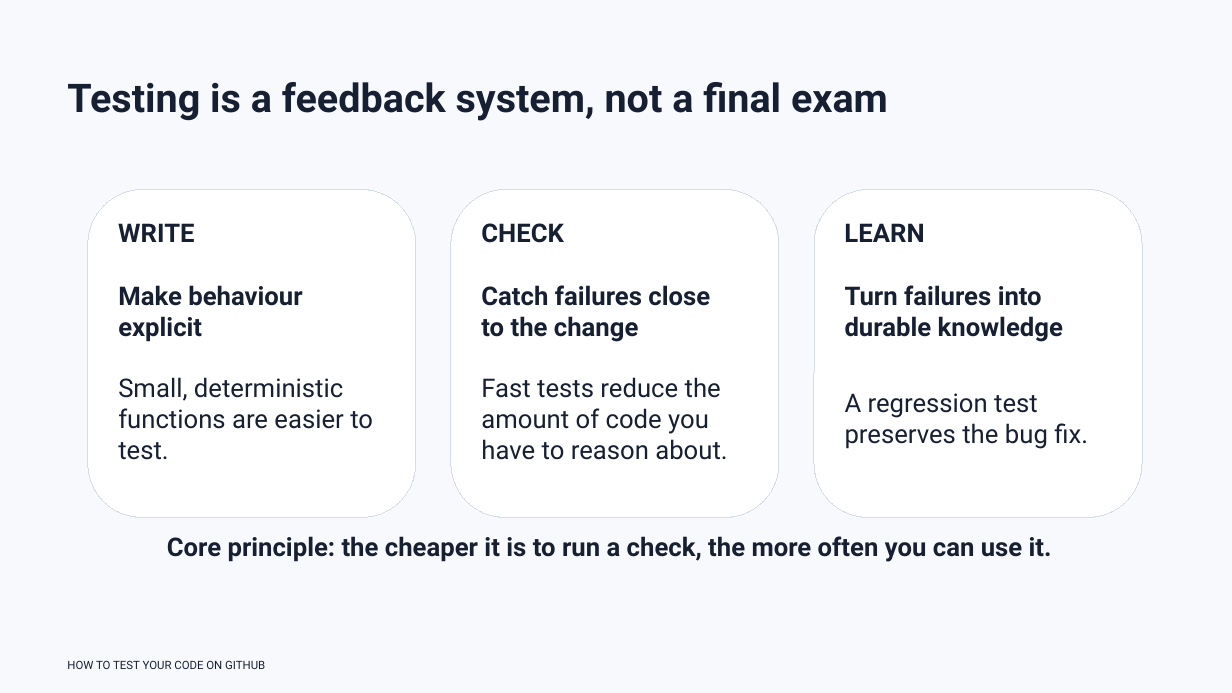
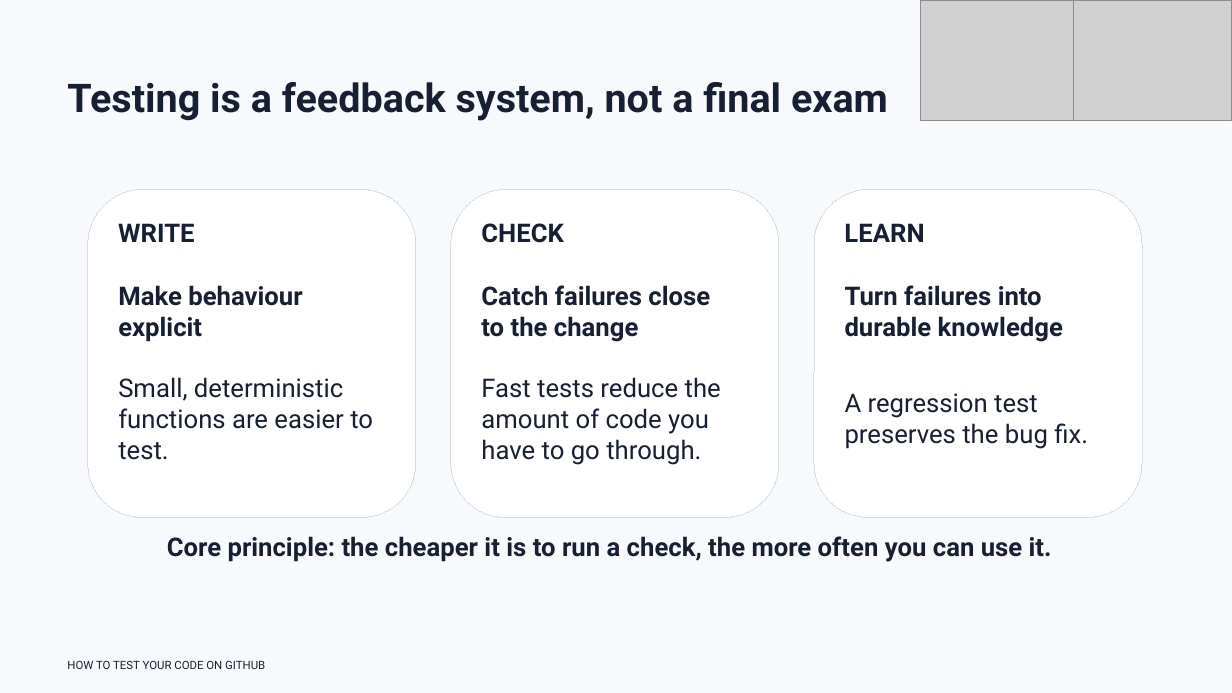
Before and after one commit to rbesenczi/my_ols, a slide deck: slide 8 of presentation/how_to_test_your_code.pptx (slide 7 before the commit). Drawn at 1232x693 pixels with LibreOffice and Linux fonts; fonts in the diff are those of the drawing; grey boxes stand for pictures. Boxes give left, top, right and bottom in pixels: in the first picture for what was removed or moved away, otherwise in the second. Text is boxed around its words. In the diff, an @@ line names an element or a change of style, - is before the commit and + after.

```diff
--- a/presentation/how_to_test_your_code.pptx
+++ b/presentation/how_to_test_your_code.pptx
@@ picture added at (921, 0, 1074, 121) @@
@@ picture added at (1074, 0, 1232, 121) @@
@@ text at (481, 377, 721, 465): text changed @@
-Fast tests reduce the amount of code you have to reason about.
+Fast tests reduce the amount of code you have to go through.
```
Also in this commit, not shown: 35 other slides changed, 11 slides added.
